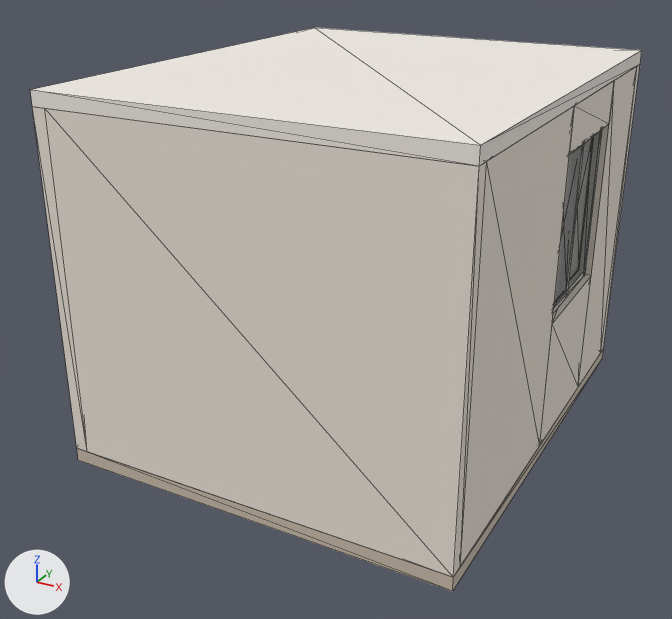
Before and after pictures for a commit that changed the glTF model public/models/room.glb.
Rendered twice from a 50 mm lens placed at (4.22, -7.36, 3.54), pointed at (1.2, -1.87, 0.79). The lights are fixed; the arrows at lower left show +X, +Y and +Z. The picture after the commit comes second. Mesh edges are drawn as thin lines. Where no turn or scale is listed for an object, it has been applied to the vertices. Vertices at exactly the same position are counted once.

Script lines for the objects in view, before the commit:
```python
ob_room_ceiling = bpy.data.objects.new('room_ceiling', me_room_ceiling)
ob_room_ceiling.location = (1.325, -1.6, 2.45)
ob_room_floor = bpy.data.objects.new('room_floor', me_room_floor)
ob_room_floor.location = (1.325, -1.6, -0.05)
ob_room_wall_back = bpy.data.objects.new('room_wall_back', me_room_wall_back)
ob_room_wall_back.location = (1.375, 0.05, 1.2)
ob_room_wall_front = bpy.data.objects.new('room_wall_front', me_room_wall_front)
ob_room_wall_front.location = (1.375, -3.25, 1.2)
ob_room_wall_left = bpy.data.objects.new('room_wall_left', me_room_wall_left)
ob_room_wall_left.location = (-0.05, -1.6, 1.2)
ob_room_wall_left.scale = (1.7, 1.7, 1.7)
ob_room_wall_side = bpy.data.objects.new('room_wall_side', me_room_wall_side)
ob_room_wall_side.location = (2.675, -1.6, 1.2)
ob_room_wall_side.scale = (1.6, 1.6, 1.6)
ob_room_window_frame = bpy.data.objects.new('room_window_frame', me_room_window_frame)
ob_room_window_frame.location = (2.675, -1.2, 1.525)
ob_room_window_frame.scale = (0.575, 0.575, 0.575)
ob_room_window_glass = bpy.data.objects.new('room_window_glass', me_room_window_glass)
ob_room_window_glass.location = (2.675, -1.2, 1.525)
ob_room_window_glass.scale = (0.525, 0.525, 0.525)
```
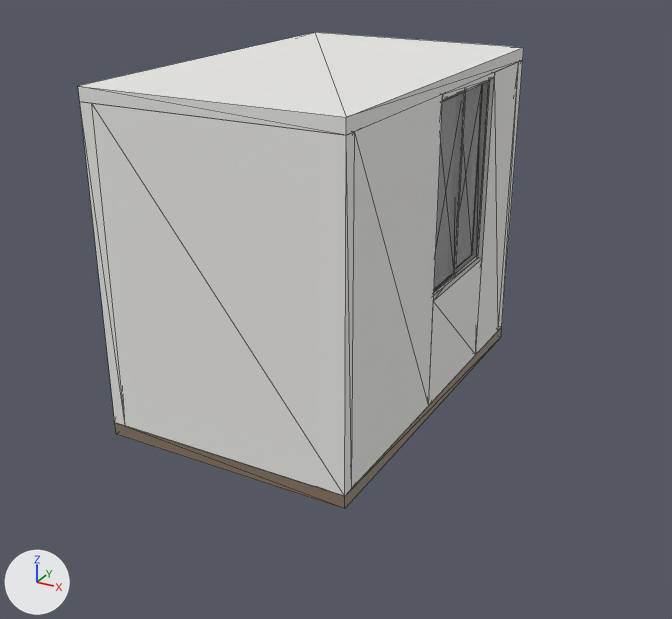
Where the newer file only moved an object's origin or applied its transform, the numbers keep the older frame.

Boxes [x1, y1, x2, y2] around the edits, measured in the pictures (672 x 619 px; the box of a moved part takes in the faces that stretch with it):
'room_wall_front', recoloured, moved, rescaled (40% narrower, 16% shorter)
    before: [45, 108, 487, 578]
    after: [92, 103, 355, 496]
'room_wall_side', recoloured, reshaped, moved, rescaled (15% shorter)
    before: [460, 66, 637, 567]
    after: [352, 62, 519, 488]
'room_ceiling', moved, rescaled (27% narrower, 25% shorter)
    before: [30, 28, 642, 166]
    after: [78, 32, 524, 135]
'room_floor', recoloured, moved, rescaled (27% narrower, 25% shorter)
    before: [77, 348, 604, 592]
    after: [115, 327, 502, 509]
'room_window_glass', reshaped, moved, rescaled (22% wider, 23% taller)
    before: [554, 136, 594, 303]
    after: [434, 84, 483, 290]
'room_wall_left', recoloured, reshaped, moved, rescaled (18% narrower, 6% shorter)
    before: [32, 107, 87, 452]
    after: [80, 102, 125, 426]
'room_window_frame', reshaped, moved, rescaled
    before: [553, 129, 602, 313]
    after: [434, 80, 490, 295]
'room_wall_back', recoloured, rescaled (35% narrower)
    before: [601, 64, 640, 351]
    after: [498, 60, 523, 330]
part 8 of me_room_window_glass, moved or reshaped
    before: [569, 136, 594, 281]
    after: [456, 84, 483, 268]
part 9 of me_room_window_glass, moved or reshaped
    before: [554, 147, 580, 303]
    after: [434, 94, 462, 290]

Edits to the bpy script that builds the scene:
```text
Change mat_wall_paint:
    mat_wall_paint.base_color: (0.839, 0.768, 0.694) -> (0.839, 0.831, 0.799)  # white #ece3d9 -> white #ecebe7
Change me_room_ceiling:
    remove me_room_ceiling.from_pydata(...)  # 8 vertices, 12 faces; spans x -1.43..1.43, y -1.7..1.7, z -0.05..0.05
    add me_room_ceiling.from_pydata(...)  # 8 vertices, 12 faces; spans x -1.43..0.51, y -1.3..1.7, z -0.09..0.01
    me_room_ceiling part 1: the whole mesh is scaled about its middle by (0.677, 0.882, 1), then moved by (-0.46, 0.2, -0.04)
Change me_room_floor:
    remove me_room_floor.from_pydata(...)  # 8 vertices, 12 faces; spans x -1.43..1.43, y -1.7..1.7, z -0.05..0.05
    remove me_room_floor.materials.append(mat_floor_tile)  # pale yellow #cdbfae
    add me_room_floor.from_pydata(...)  # 8 vertices, 12 faces; spans x -1.43..0.51, y -1.3..1.7, z -0.05..0.05
    me_room_floor part 2: the whole mesh is scaled about its middle by (0.677, 0.882, 1), then moved by (-0.46, 0.2, 0.0)
    add me_room_floor.materials.append(mat_floor_laminate)  # brown #8a7866
Change me_room_wall_back:
    remove me_room_wall_back.from_pydata(...)  # 8 vertices, 12 faces; spans x -1.38..1.38, y -0.05..0.05, z -1.2..1.2
    add me_room_wall_back.from_pydata(...)  # 8 vertices, 12 faces; spans x -1.37..0.45, y -0.05..0.05, z -1.2..1.16
    me_room_wall_back part 3: the whole mesh is scaled about its middle by (0.665, 0.999, 0.983), then moved by (-0.46, 0.0, -0.02)
Change me_room_wall_front:
    remove me_room_wall_front.from_pydata(...)  # 8 vertices, 12 faces; spans x -1.38..1.38, y -0.05..0.05, z -1.2..1.2
    add me_room_wall_front.from_pydata(...)  # 8 vertices, 12 faces; spans x -1.37..0.45, y 0.35..0.45, z -1.2..1.16
    me_room_wall_front part 4: the whole mesh is scaled about its middle by (0.665, 0.999, 0.983), then moved by (-0.46, 0.4, -0.02)
Change me_room_wall_left:
    used by ob_room_wall_left; location = (-0.05, -1.6, 1.2); scale = (1.7, 1.7, 1.7)
    remove me_room_wall_left.from_pydata(...)  # 8 vertices, 12 faces; spans x -0.03..0.03, y -1.0..1.0, z -0.71..0.71
    add me_room_wall_left.from_pydata(...)  # 16 vertices, 24 faces; spans x -0.03..0.03, y -1.0..1.0, z -0.79..0.79
    me_room_wall_left part 5: the whole mesh is rebuilt
Change me_room_wall_side:
    used by ob_room_wall_side; location = (2.675, -1.6, 1.2); scale = (1.6, 1.6, 1.6)
    remove me_room_wall_side.from_pydata(...)  # 24 vertices, 48 faces; spans x -0.05..0.05, y -1.0..1.0, z -0.75..0.75
    add me_room_wall_side.from_pydata(...)  # 24 vertices, 48 faces; spans x -0.05..0.05, y -1.0..1.0, z -0.84..0.84
    me_room_wall_side part 6: 24 of 24 vertices moved; they spanned x -0.05..0.05, y -1.0..1.0, z -0.75..0.75 and now span x -0.05..0.05, y -1.0..1.0, z -0.84..0.84; mean shift (0.0, 0.0, 0.03)
Change me_room_window_frame:
    used by ob_room_window_frame; location = (2.675, -1.2, 1.525); scale = (0.575, 0.575, 0.575)
    remove me_room_window_frame.from_pydata(...)  # 32 vertices, 60 faces; spans x -0.05..0.05, y -0.87..0.87, z -1.0..1.0
    add me_room_window_frame.from_pydata(...)  # 32 vertices, 60 faces; spans x -0.04..0.04, y -0.69..0.69, z -1.0..1.0
    me_room_window_frame part 7: 24 of 32 vertices moved; they spanned x -0.05..0.05, y -0.87..0.87, z -1.0..1.0 and now span x -0.04..0.04, y -0.69..0.69, z -1.0..1.0; mean shift (0.0, 0.0, 0.0); largest move (-0.05, 0.87, -0.91) -> (-0.04, 0.69, -0.96)
    other edits to the shape of me_room_window_frame do not show in these pictures
Change me_room_window_glass:
    used by ob_room_window_glass; location = (2.675, -1.2, 1.525); scale = (0.525, 0.525, 0.525)
    remove me_room_window_glass.from_pydata(...)  # 16 vertices, 24 faces; spans x -0.03..0.03, y -0.86..0.86, z -1.0..1.0
    add me_room_window_glass.from_pydata(...)  # 16 vertices, 24 faces; spans x -0.02..0.02, y -0.68..0.68, z -1.0..1.0
    me_room_window_glass part 8: the loose piece of 8 vertices spanning x -0.03..-0.02, y -0.05..0.86, z -1.0..1.0 is scaled about its middle by (0.755, 0.771, 1), then moved by (0.01, -0.08, 0.0)
    me_room_window_glass part 9: the loose piece of 8 vertices spanning x 0.02..0.03, y -0.86..0.05, z -1.0..1.0 is scaled about its middle by (0.755, 0.771, 1), then moved by (-0.01, 0.08, 0.0)
Change ob_room_wall_left:
    ob_room_wall_left.location: (-0.05, -1.6, 1.2) -> (-0.05, -1.4, 1.18)
    ob_room_wall_left.scale: (1.7, 1.7, 1.7) -> (1.5, 1.5, 1.5)
Change ob_room_wall_side:
    ob_room_wall_side.location: (2.675, -1.6, 1.2) -> (1.765, -1.4, 1.18)
    ob_room_wall_side.scale: (1.6, 1.6, 1.6) -> (1.4, 1.4, 1.4)
Change ob_room_window_frame:
    ob_room_window_frame.location: (2.675, -1.2, 1.525) -> (1.765, -1.05, 1.595)
    ob_room_window_frame.scale: (0.575, 0.575, 0.575) -> (0.725, 0.725, 0.725)
Change ob_room_window_glass:
    ob_room_window_glass.location: (2.675, -1.2, 1.525) -> (1.765, -1.05, 1.595)
    ob_room_window_glass.scale: (0.525, 0.525, 0.525) -> (0.695, 0.695, 0.695)
```
